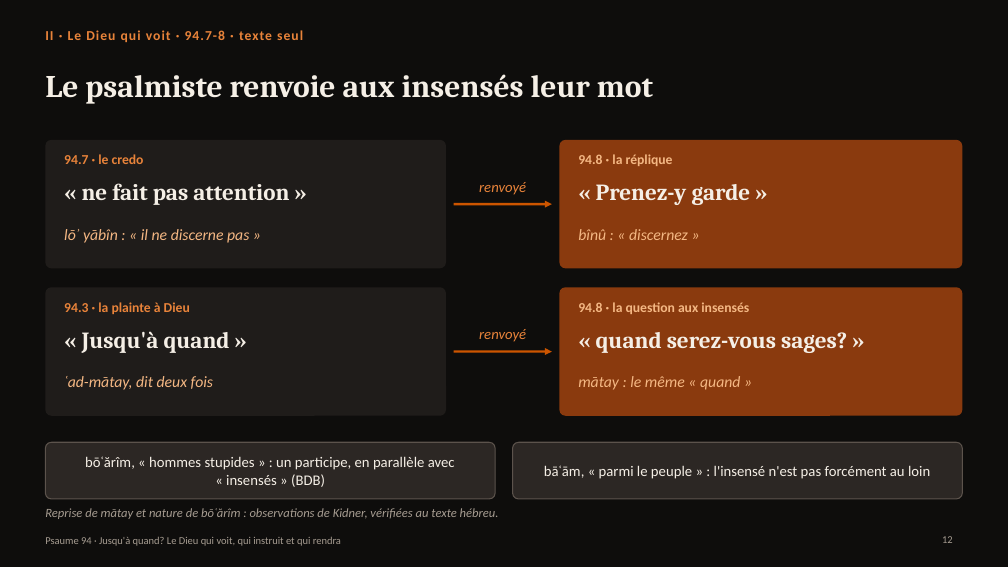
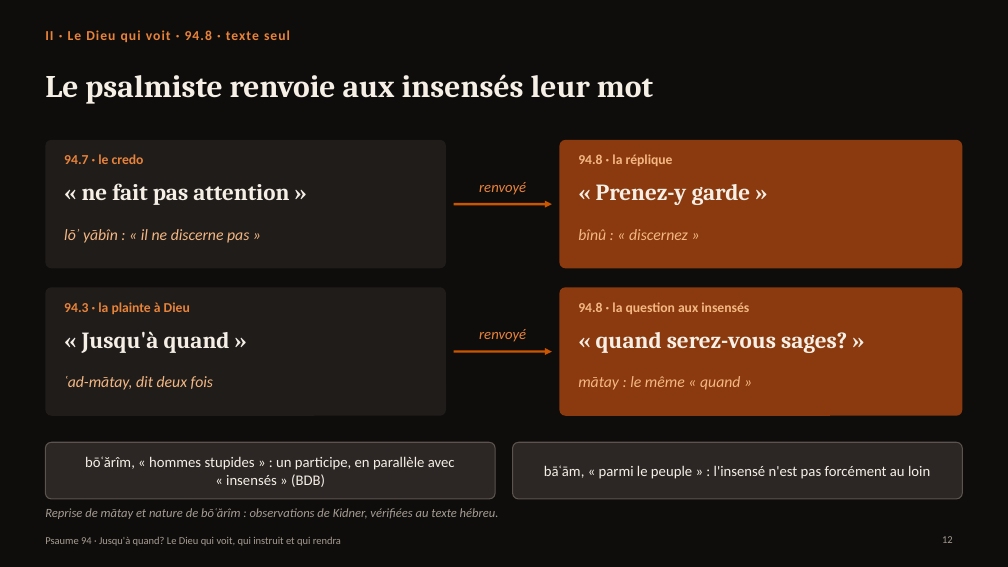
Before and after one commit to agbruneau/Prospection, a slide deck: slide 12 of Presentation-Psaume-94.pptx. Drawn at 1008x567 pixels with LibreOffice and Linux fonts; fonts in the diff are those of the drawing. Boxes give left, top, right and bottom in pixels: in the first picture for what was removed or moved away, otherwise in the second. Text is boxed around its words. In the diff, an @@ line names an element or a change of style, - is before the commit and + after.

```diff
--- a/Presentation-Psaume-94.pptx
+++ b/Presentation-Psaume-94.pptx
@@ text at bbox=[45, 30, 290, 42]: text changed @@
-II · Le Dieu qui voit · 94.7-8 · texte seul
+II · Le Dieu qui voit · 94.8 · texte seul
```
Also in this commit, not shown: 5 other slides changed, 7 other files.
